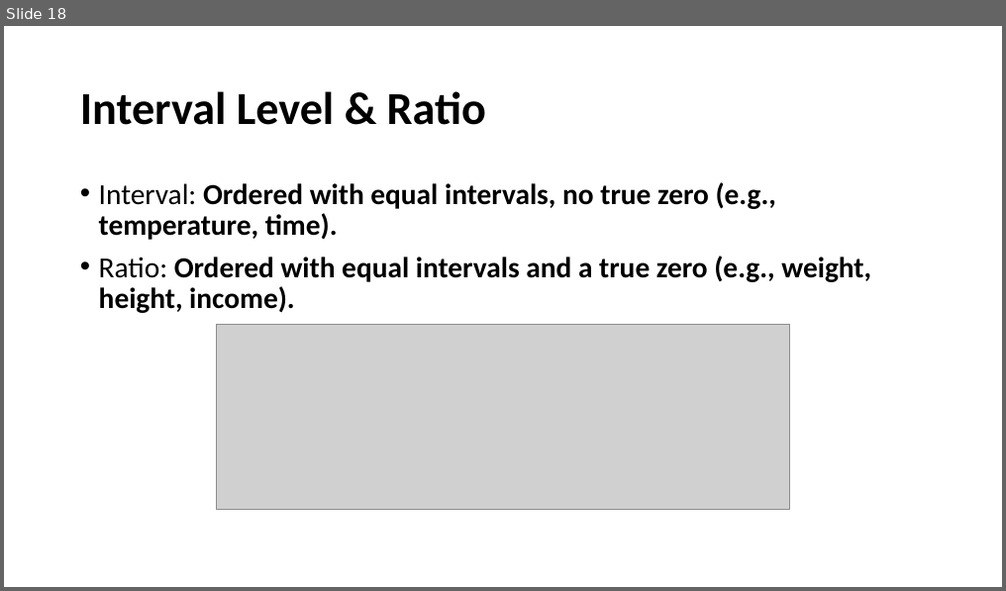
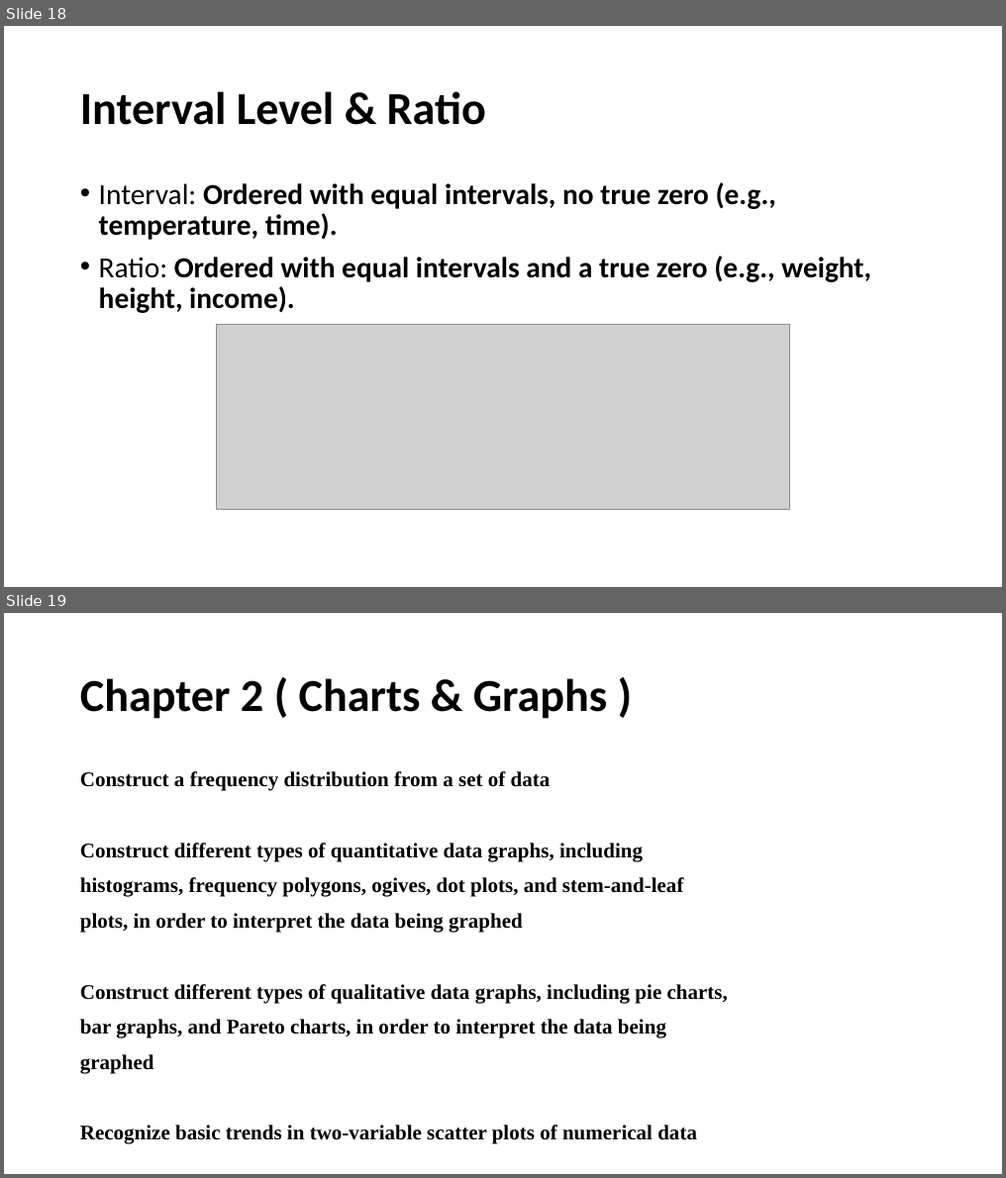
Before and after one commit to joviyal-arun/STAT_TUTORIAL_DOCUMENTS, a slide deck: statistics_tutorial.pptx. Shown one above the other, each under a label of ours: slide 18 before the commit, slides 18 and 19 after it. The pictures are 1006x591 and 1006x1178 pixels, drawn with LibreOffice and Linux fonts; fonts in the diff are those of the drawing; grey boxes stand for pictures. Boxes give left, top, right and bottom in pixels: in the first picture for what was removed or moved away, otherwise in the second. Text is boxed around its words. In the diff, an @@ line names an element or a change of style, - is before the commit and + after.

Commit message:
frequency distribution tutorial

```diff
--- a/statistics_tutorial.pptx
+++ b/statistics_tutorial.pptx
@@ slide 19 added at bbox=[4, 613, 1002, 1174], background #FFFFFF @@
@@ title added at bbox=[80, 678, 608, 719], 44 pt, text #000000, bold @@
+Chapter 2 ( Charts & Graphs )
@@ text added at bbox=[80, 771, 728, 1145], 20 pt, text #000000, bold @@
+Construct a frequency distribution from a set of data
+Construct different types of quantitative data graphs, including
+histograms, frequency polygons, ogives, dot plots, and stem-and-leaf
+plots, in order to interpret the data being graphed
+Construct different types of qualitative data graphs, including pie charts,
+bar graphs, and Pareto charts, in order to interpret the data being
+graphed
+Recognize basic trends in two-variable scatter plots of numerical data
```
Also in this commit, not shown: 15 other slides added.
